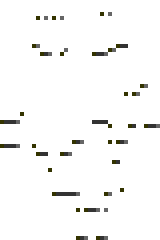
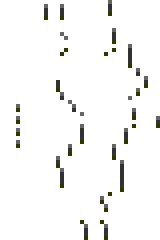
Comparing the layer stacks of the two 160 x 240 images. Changes:
hid "PurpleWalls", painted on it over [0, 12, 160, 240]
showed "BlueWalls", painted on it over [16, 0, 160, 240]
